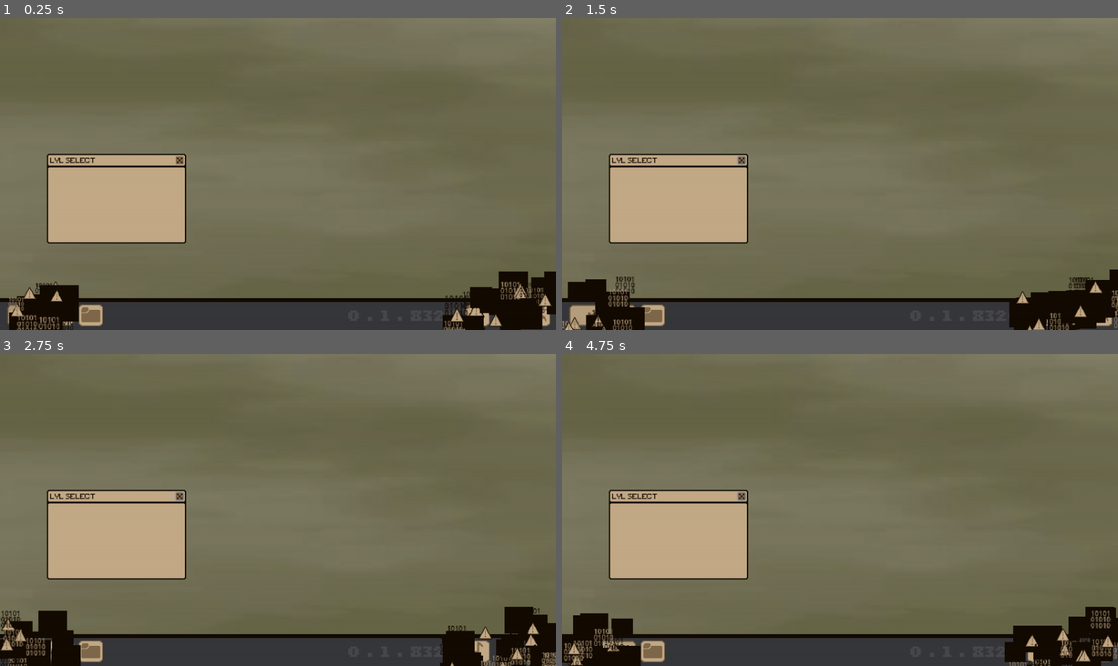
Above: before the commit, frames 1-4 (two rows, left to right).
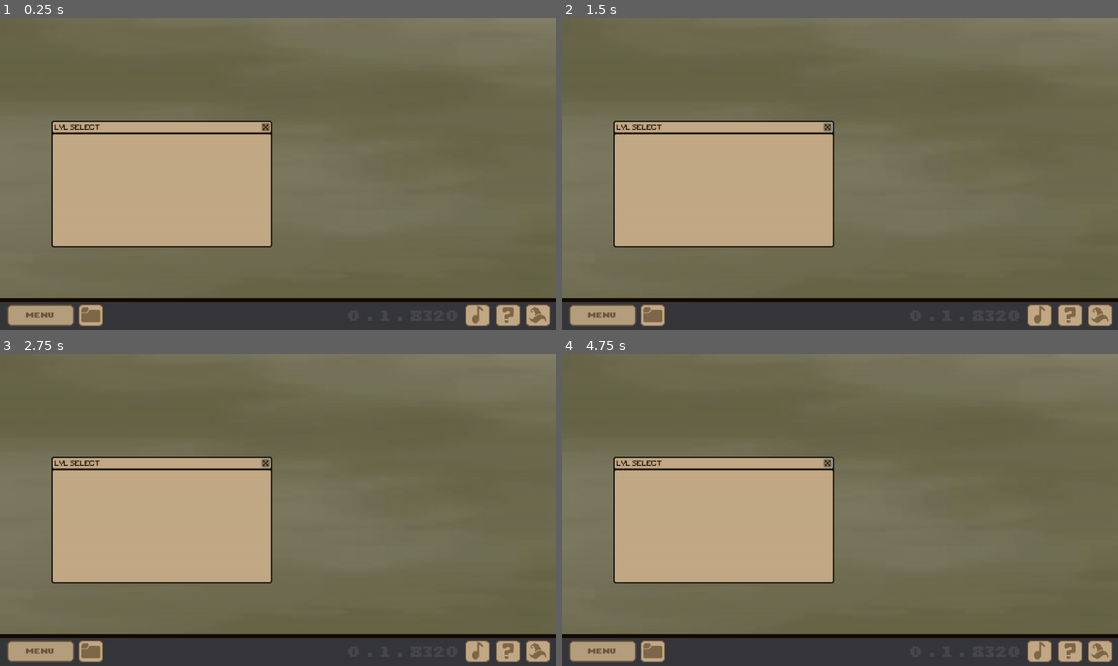
Above: after the commit, the same moments.

Repository: rish497/Hexey
Game: Godot game, scene res://Scenes/MainPage.tscn
The game is run twice, just before and just after one commit, with the same random seed, the same clock (stepped at 60 frames per second) and the same inputs. This scene is started directly instead of the project's main scene.
Inputs (mouse positions are in pixels of both pictures, inside the frame that each line leads up to):
- Up to frame 1 (0.25 s): no input
- Up to frame 2 (1.5 s): click (650, 314) at 0.52 s; tap Enter at 1.25 s; move the mouse to (962, 158) at 1.27 s; hold Right (ui_right) from 1.28 s (still down); tap Alt at 1.35 s; click (962, 158) at 1.42 s
- Up to frame 3 (2.75 s): release Right (ui_right) at 2 s; drag from (166, 525) to (250, 572) at 2.02 s
- Up to frame 4 (4.75 s): move the mouse to (895, 441) at 2.77 s; hold Right (ui_right) 2.78-3.5 s; tap Alt at 2.85, 4.35 s; drag from (812, 572) to (673, 463) at 3.52 s; move the mouse to (1006, 556) at 4.27 s; hold Left (ui_left) from 4.28 s (still down)

The runs differ from the first frame. In frame 1, 14% of the frame differs, in the area x 1-100%, y 32-100%; in frame 2, 14%; in frame 3, 14%, in the area x 0-100%, y 32-100%; in frame 4, 14%.

Commit message:
Small Tweak

Diff:
--- a/Scenes/MainPage.tscn
+++ b/Scenes/MainPage.tscn
@@ -9,9 +9,7 @@
 [ext_resource type="Texture2D" uid="uid://bex2dbjty5ut1" path="res://Assets/New Piskel-9.png (1).png" id="7_hgaxc"]
 [ext_resource type="Texture2D" uid="uid://baxkech33fp1f" path="res://Assets/New Piskel-8.png (1).png" id="8_ibofp"]
 [ext_resource type="PackedScene" uid="uid://bwhkr533vv3my" path="res://Scenes/CorruptEffect.tscn" id="9_hgaxc"]
-[ext_resource type="Texture2D" uid="uid://dheyijpmivdxs" path="res://Assets/New Piskel-1.png (2).png" id="10_ibofp"]
-[ext_resource type="Texture2D" uid="uid://c25s6h6oqqcek" path="res://Assets/New Piskel-13.png (1).png" id="11_5s26l"]
-[ext_resource type="FontFile" uid="uid://cs6slgshuy18v" path="res://Assets/Minecraft.ttf" id="12_r14pv"]
+[ext_resource type="PackedScene" uid="uid://da5o5yvamxgqm" path="res://Scenes/Window.tscn" id="10_ibofp"]
 
 [sub_resource type="ShaderMaterial" id="ShaderMaterial_ool47"]
 shader = ExtResource("2_1ebr7")
@@ -48,9 +46,6 @@
 corner_radius_bottom_left = 4
 corner_detail = 1
 
-[sub_resource type="StyleBoxTexture" id="StyleBoxTexture_5s26l"]
-texture = ExtResource("11_5s26l")
-
 [node name="Control" type="Control"]
 layout_mode = 3
 anchors_preset = 15
@@ -194,6 +189,7 @@
 icon_alignment = 1
 
 [node name="errors" type="Node2D" parent="."]
+visible = false
 position = Vector2(0, 437)
 
 [node name="Node2D" parent="errors" instance=ExtResource("9_hgaxc")]
@@ -221,49 +217,5 @@
 offset_bottom = 43.0
 color = Color(1, 1, 1, 0)
 
-[node name="Window" type="Node2D" parent="."]
-position = Vector2(210, 292)
-
-[node name="NinePatchRect" type="NinePatchRect" parent="Window"]
-offset_left = -138.0
-offset_top = -83.0
-offset_right = 76.0
-offset_bottom = -62.0
-texture = ExtResource("10_ibofp")
-region_rect = Rect2(0, 0, 100, 11.740247)
-patch_margin_left = 6
-patch_margin_top = 7
-patch_margin_right = 6
-patch_margin_bottom = 8
-
-[node name="NinePatchRect2" type="NinePatchRect" parent="Window"]
-offset_left = -138.0
-offset_top = -62.0
-offset_right = 76.0
-offset_bottom = 55.0
-texture = ExtResource("10_ibofp")
-region_rect = Rect2(0, 11.951731, 100, 48.20166)
-patch_margin_left = 6
-patch_margin_top = 7
-patch_margin_right = 6
-patch_margin_bottom = 8
-
-[node name="Button" type="Button" parent="Window"]
-offset_left = 60.0
-offset_top = -79.0
-offset_right = 72.0
-offset_bottom = -67.0
-theme_override_styles/normal = SubResource("StyleBoxTexture_5s26l")
-theme_override_styles/pressed = SubResource("StyleBoxTexture_5s26l")
-theme_override_styles/hover = SubResource("StyleBoxTexture_5s26l")
-
-[node name="Label" type="Label" parent="Window"]
-offset_left = -133.0
-offset_top = -81.0
-offset_right = 55.0
-offset_bottom = -66.0
-theme_override_colors/font_color = Color(0.09019608, 0.047058824, 0.003921569, 1)
-theme_override_fonts/font = ExtResource("12_r14pv")
-theme_override_font_sizes/font_size = 11
-text = "LVL SELECT"
-vertical_alignment = 2
+[node name="Window" parent="." instance=ExtResource("10_ibofp")]
+position = Vector2(242, 260)
--- /dev/null
+++ b/Scenes/Window.tscn
@@ -0,0 +1,56 @@
+[gd_scene load_steps=5 format=3 uid="uid://da5o5yvamxgqm"]
+
+[ext_resource type="Texture2D" uid="uid://dheyijpmivdxs" path="res://Assets/New Piskel-1.png (2).png" id="1_808q2"]
+[ext_resource type="Texture2D" uid="uid://c25s6h6oqqcek" path="res://Assets/New Piskel-13.png (1).png" id="2_1ooxe"]
+[ext_resource type="FontFile" uid="uid://cs6slgshuy18v" path="res://Assets/Minecraft.ttf" id="3_eo2qm"]
+
+[sub_resource type="StyleBoxTexture" id="StyleBoxTexture_5s26l"]
+texture = ExtResource("2_1ooxe")
+
+[node name="Window" type="Node2D"]
+
+[node name="NinePatchRect" type="NinePatchRect" parent="."]
+offset_left = -163.0
+offset_top = -102.0
+offset_right = 176.0
+offset_bottom = -81.0
+texture = ExtResource("1_808q2")
+region_rect = Rect2(0, 0, 100, 11.740247)
+patch_margin_left = 6
+patch_margin_top = 7
+patch_margin_right = 6
+patch_margin_bottom = 8
+
+[node name="Button" type="Button" parent="NinePatchRect"]
+layout_mode = 0
+offset_left = 323.0
+offset_top = 4.0
+offset_right = 335.0
+offset_bottom = 16.0
+theme_override_styles/normal = SubResource("StyleBoxTexture_5s26l")
+theme_override_styles/pressed = SubResource("StyleBoxTexture_5s26l")
+theme_override_styles/hover = SubResource("StyleBoxTexture_5s26l")
+
+[node name="Label" type="Label" parent="NinePatchRect"]
+layout_mode = 0
+offset_left = 5.0
+offset_top = 2.0
+offset_right = 193.0
+offset_bottom = 17.0
+theme_override_colors/font_color = Color(0.09019608, 0.047058824, 0.003921569, 1)
+theme_override_fonts/font = ExtResource("3_eo2qm")
+theme_override_font_sizes/font_size = 11
+text = "LVL SELECT"
+vertical_alignment = 2
+
+[node name="NinePatchRect2" type="NinePatchRect" parent="."]
+offset_left = -163.0
+offset_top = -81.0
+offset_right = 176.0
+offset_bottom = 93.0
+texture = ExtResource("1_808q2")
+region_rect = Rect2(0, 11.951731, 100, 48.20166)
+patch_margin_left = 6
+patch_margin_top = 7
+patch_margin_right = 6
+patch_margin_bottom = 8
--- a/Scenes/WindowsBg.tscn
+++ /dev/null
@@ -1,35 +0,0 @@
-[gd_scene load_steps=2 format=3 uid="uid://dby7k8nlw6pfl"]
-
-[ext_resource type="Texture2D" uid="uid://dheyijpmivdxs" path="res://Assets/New Piskel-1.png (2).png" id="1_4vapd"]
-
-[node name="Control" type="Control"]
-layout_mode = 3
-anchors_preset = 15
-anchor_right = 1.0
-anchor_bottom = 1.0
-grow_horizontal = 2
-grow_vertical = 2
-metadata/_edit_horizontal_guides_ = [-26.0]
-
-[node name="NinePatchRect" type="NinePatchRect" parent="."]
-layout_mode = 0
-offset_right = 76.0
-offset_bottom = 17.0
-texture = ExtResource("1_4vapd")
-region_rect = Rect2(0, 0, 100, 11.740247)
-patch_margin_left = 6
-patch_margin_top = 7
-patch_margin_right = 6
-patch_margin_bottom = 8
-
-[node name="NinePatchRect2" type="NinePatchRect" parent="."]
-layout_mode = 0
-offset_top = 17.0
-offset_right = 76.0
-offset_bottom = 66.0
-texture = ExtResource("1_4vapd")
-region_rect = Rect2(0, 11.951731, 100, 48.20166)
-patch_margin_left = 6
-patch_margin_top = 7
-patch_margin_right = 6
-patch_margin_bottom = 8
Not shown: 1 places in Scenes/MainPage.tscn that only renumber resources
